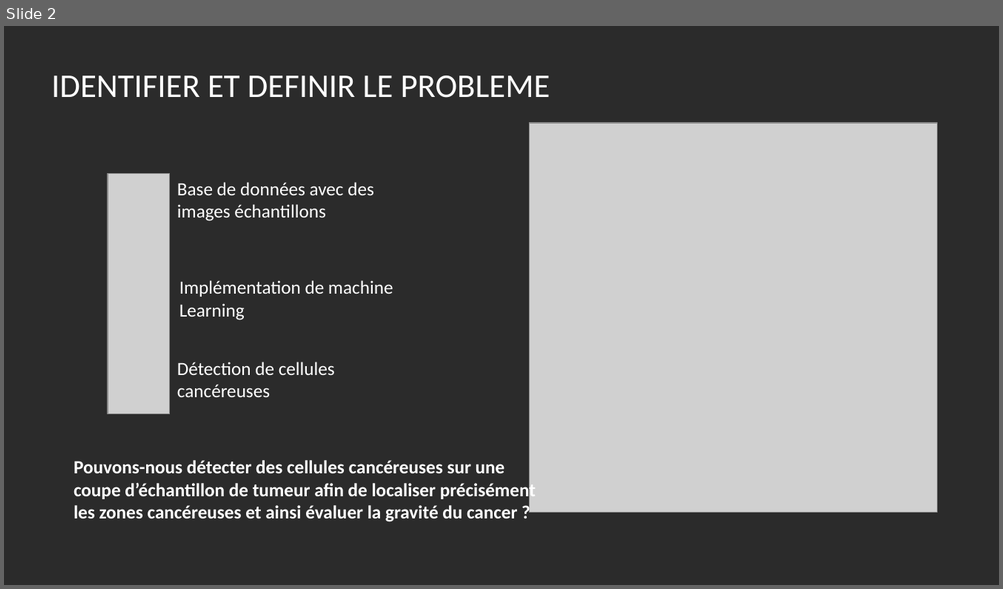
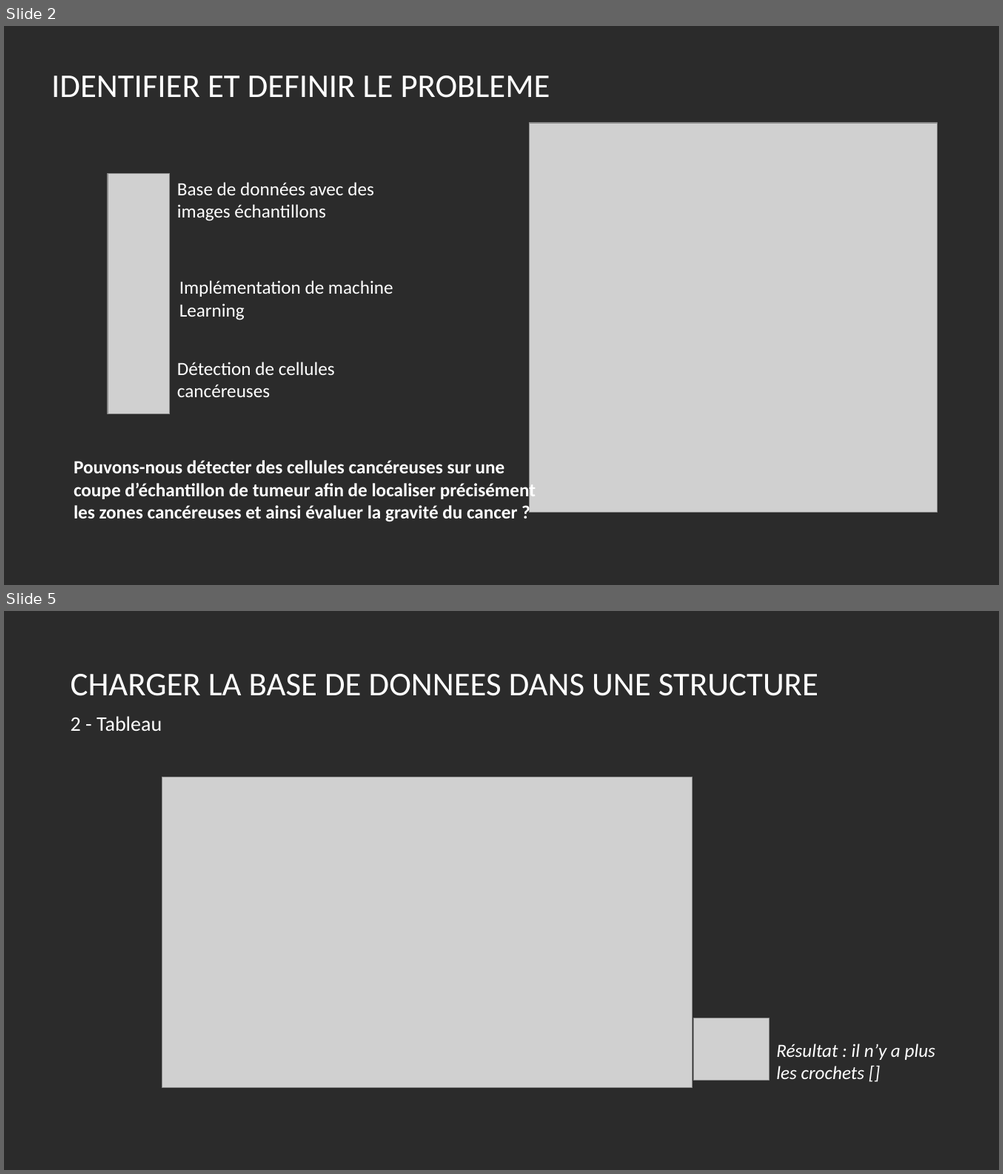
Before and after one commit to claponcet/DUT---IA-Detection-Cancer, a slide deck: Presentation.pptx. Shown one above the other, each under a label of ours: slide 2 before the commit, slides 2 and 5 after it; the slides between them are not shown. The pictures are 1003x589 and 1003x1174 pixels, drawn with LibreOffice and Linux fonts; fonts in the diff are those of the drawing; grey boxes stand for pictures; background and template pictures are left out; a plain dark background stands for a picture behind light text. Boxes give left, top, right and bottom in pixels: in the first picture for what was removed or moved away, otherwise in the second. Text is boxed around its words. In the diff, an @@ line names an element or a change of style, - is before the commit and + after.

```diff
--- a/Presentation.pptx
+++ b/Presentation.pptx
@@ slide 5 added at (x1=4, y1=611, x2=999, y2=1170), background picture (left out) @@
@@ text added at (x1=71, y1=674, x2=818, y2=696), 32 pt, text #FFFFFF @@
+CHARGER LA BASE DE DONNEES DANS UNE STRUCTURE
@@ text added at (x1=71, y1=716, x2=162, y2=731), 20 pt, text #FFFFFF @@
+2 - Tableau
@@ picture added at (x1=162, y1=777, x2=693, y2=1088) @@
@@ picture added at (x1=694, y1=1019, x2=768, y2=1080) @@
@@ text added at (x1=776, y1=1044, x2=935, y2=1079), 18 pt, text #FFFFFF, italic @@
+Résultat : il n’y a plus les crochets []
```
Also in this commit, not shown: 6 slides changed, 1 other slide added, 2 slides removed.
